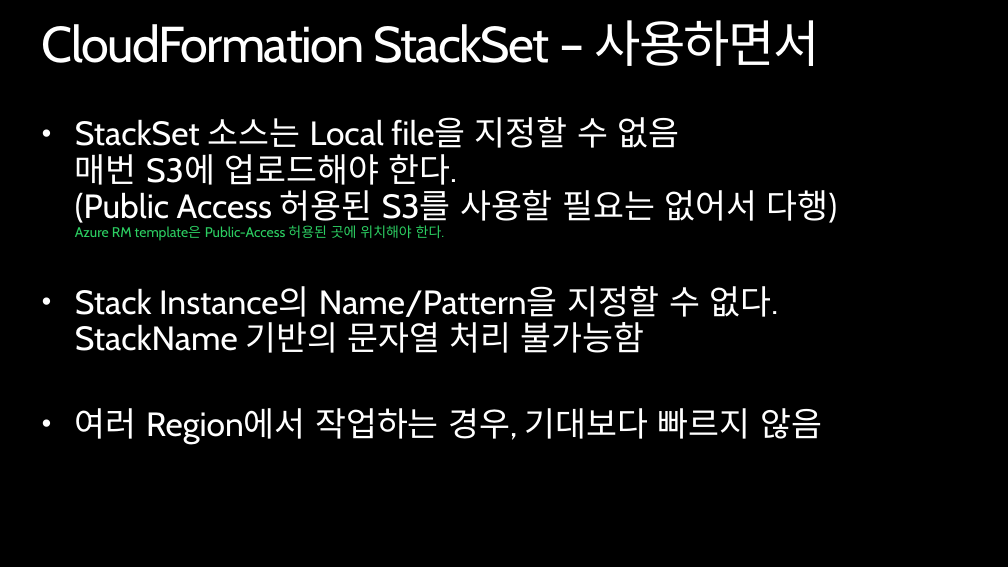
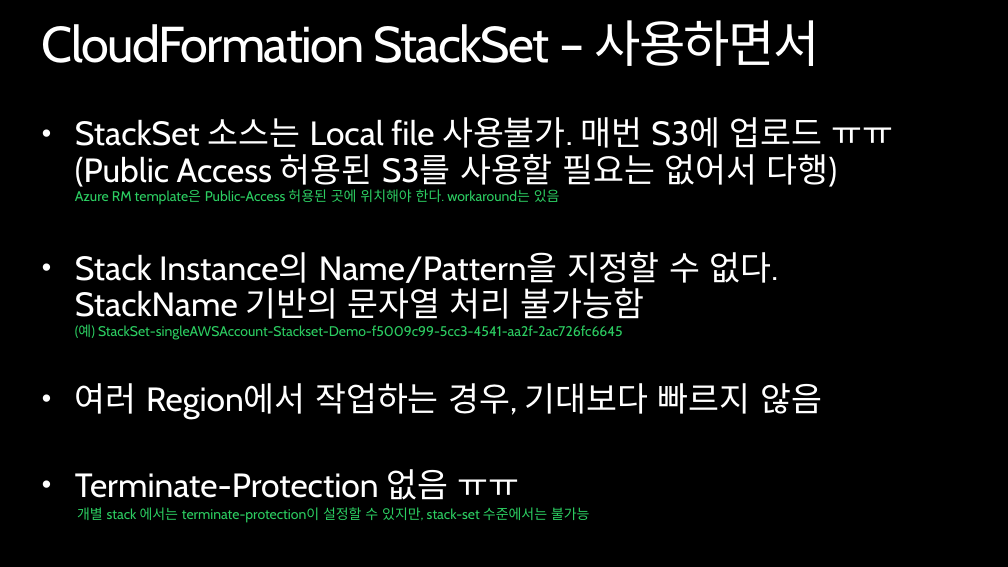
Before and after one commit to giseongeom/presentations, a slide deck: slide 27 of 2019/2019.03.12-AWS-pangyo/aws-cfn-stackset.pptx. Drawn at 1008x567 pixels with LibreOffice and Linux fonts; fonts in the diff are those of the drawing; background and template pictures are left out. Boxes give left, top, right and bottom in pixels: in the first picture for what was removed or moved away, otherwise in the second. Text is boxed around its words. In the diff, an @@ line names an element or a change of style, - is before the commit and + after.

Commit message:
Added termination-protection

```diff
--- a/2019/2019.03.12-AWS-pangyo/aws-cfn-stackset.pptx
+++ b/2019/2019.03.12-AWS-pangyo/aws-cfn-stackset.pptx
@@ text at <box>75,117,894,340</box>: text changed; size 24 to 10 pt; text colour #FFFFFF to #2CCE62 @@
-• StackSet 소스는 Local file을 지정할 수 없음
-  매번 S3에 업로드해야 한다.
-  (Public Access 허용된 S3를 사용할 필요는 없어서 다행)
-  Azure RM template은 Public-Access 허용된 곳에 위치해야 한다.
-• Stack Instance의 Name/Pattern을 지정할 수 없다.
-  StackName 기반의 문자열 처리 불가능함
+• StackSet 소스는 Local file 사용불가. 매번 S3에 업로드 ㅠㅠ
+  (Public Access 허용된 S3를 사용할 필요는 없어서 다행)
+  Azure RM template은 Public-Access 허용된 곳에 위치해야 한다. workaround는 있음
+• Stack Instance의 Name/Pattern을 지정할 수 없다.
+  StackName 기반의 문자열 처리 불가능함
+  (예) StackSet-singleAWSAccount-Stackset-Demo-f5009c99-5cc3-4541-aa2f-2ac726fc6645
@@ text at <box>75,469,590,523</box>: paragraphs added @@
+• Terminate-Protection 없음 ㅠㅠ
+개별 stack 에서는 terminate-protection이 설정할 수 있지만, stack-set 수준에서는 불가능
```
Also in this commit, not shown: 3 other files.
